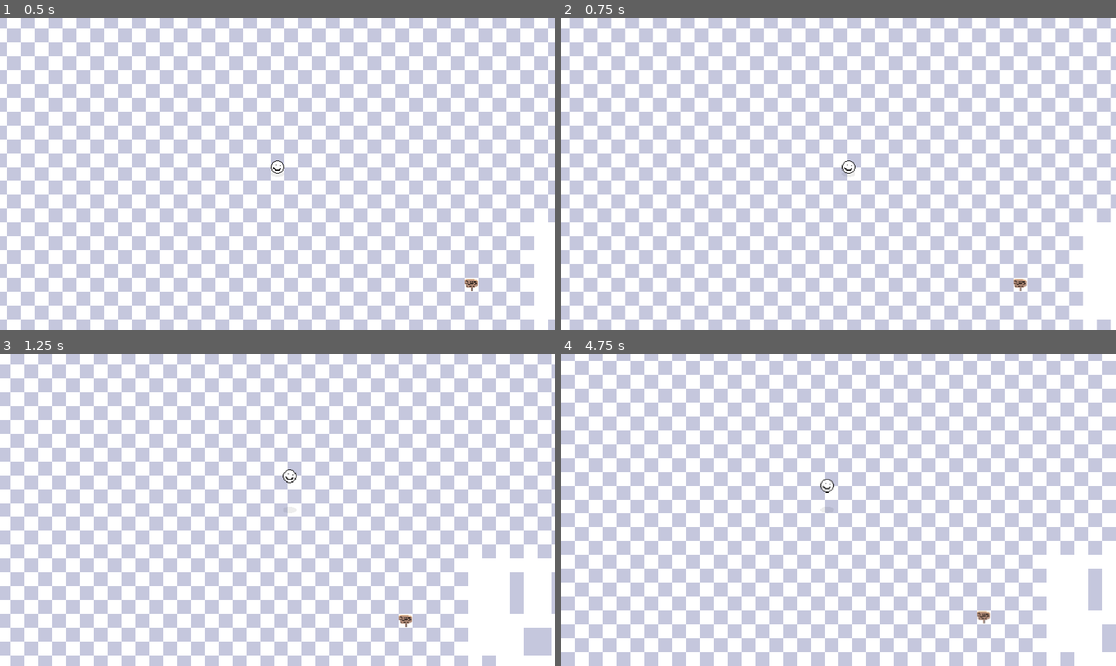
Above: before the commit, frames 1-4 (two rows, left to right).
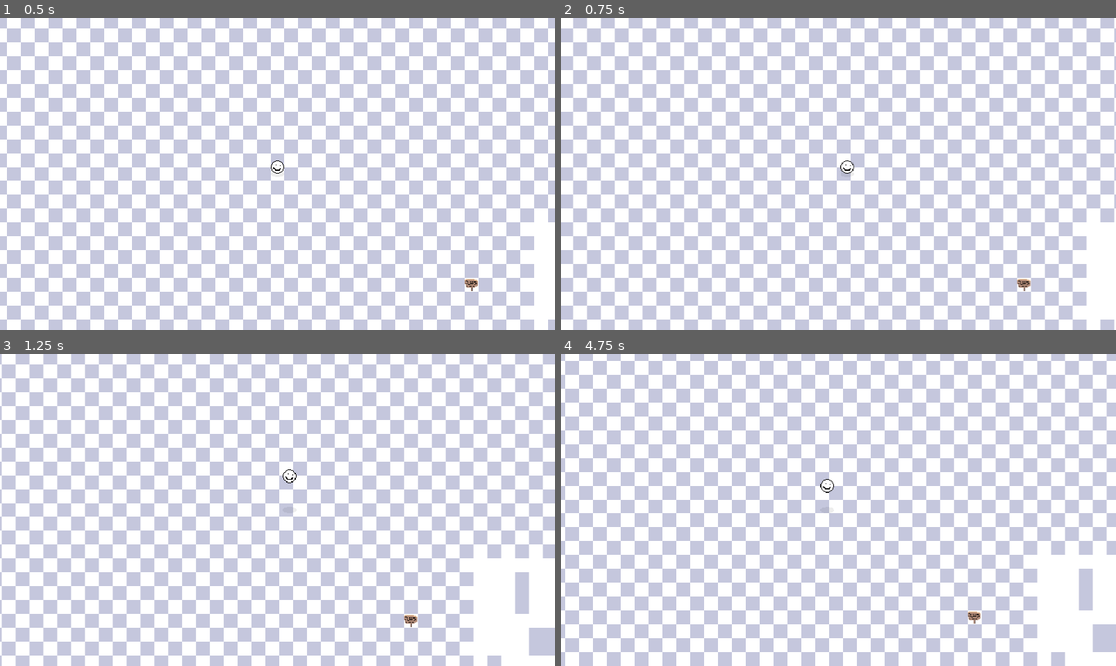
Above: after the commit, the same moments.

Repository: chris-pitre/Space-Cowboy
Game: Godot game, scene res://scenes/main.tscn
Two runs of this game, one before a commit and one after it. Both use one fixed random seed, a clock stepped at 60 frames per second and the inputs below.
Inputs:
- Up to frame 1 (0.5 s): no input
- Up to frame 2 (0.75 s): tap Enter at 0.5 s; hold D (move_right) from 0.53 s (still down); tap F (interact) at 0.6 s
- Up to frame 3 (1.25 s): keep holding D (move_right); tap Space (jump) at 0.77 s
- Up to frame 4 (4.75 s): release D (move_right) at 1.28 s; hold S (move_down) 1.28-2.03 s; tap Ctrl (walk) at 1.35, 2.85, 4.35 s; tap Space (jump) at 1.52, 3.02, 3.77, 4.52 s; hold D (move_right) 2.03-2.78 s; tap F (interact) at 2.1, 3.6 s; hold W (move_up) 2.78-3.53 s; hold A (move_left) from 3.53 s (still down)

Frame 1 is identical in both runs. In frame 2, 25% of the frame differs, in the area x 1-100%, y 0-100%; in frame 3, 36%; in frame 4, 65%, in the area x 0-100%, y 0-100%.

Commit message:
added acceleration parameter to actor

Diff:
--- a/scenes/actors/actor.gd
+++ b/scenes/actors/actor.gd
@@ -2,6 +2,7 @@
 
 @export_category("Actor Settings")
 @export var speed: float = 128.0
+@export var acceleration: float = 5.0
 @export var cast_shadow: bool = true
 @export var shadow_size: int = 8
 @export var sprite: Node2D
@@ -43,7 +44,7 @@
 	else:
 		direction = get_movement_direction(delta).normalized()
 	if not movement_locked:
-		velocity = direction * speed
+		velocity = velocity.move_toward(direction * speed, acceleration)
 
 	move_and_slide()
 
--- a/scenes/environment/level.tscn
+++ b/scenes/environment/level.tscn
@@ -51,6 +51,7 @@
 
 [node name="Player" parent="Actors" instance=ExtResource("1_kwycl")]
 position = Vector2(8, 8)
+acceleration = 20.0
 
 [node name="Camera2D" type="Camera2D" parent="Actors/Player"]
 process_callback = 0
